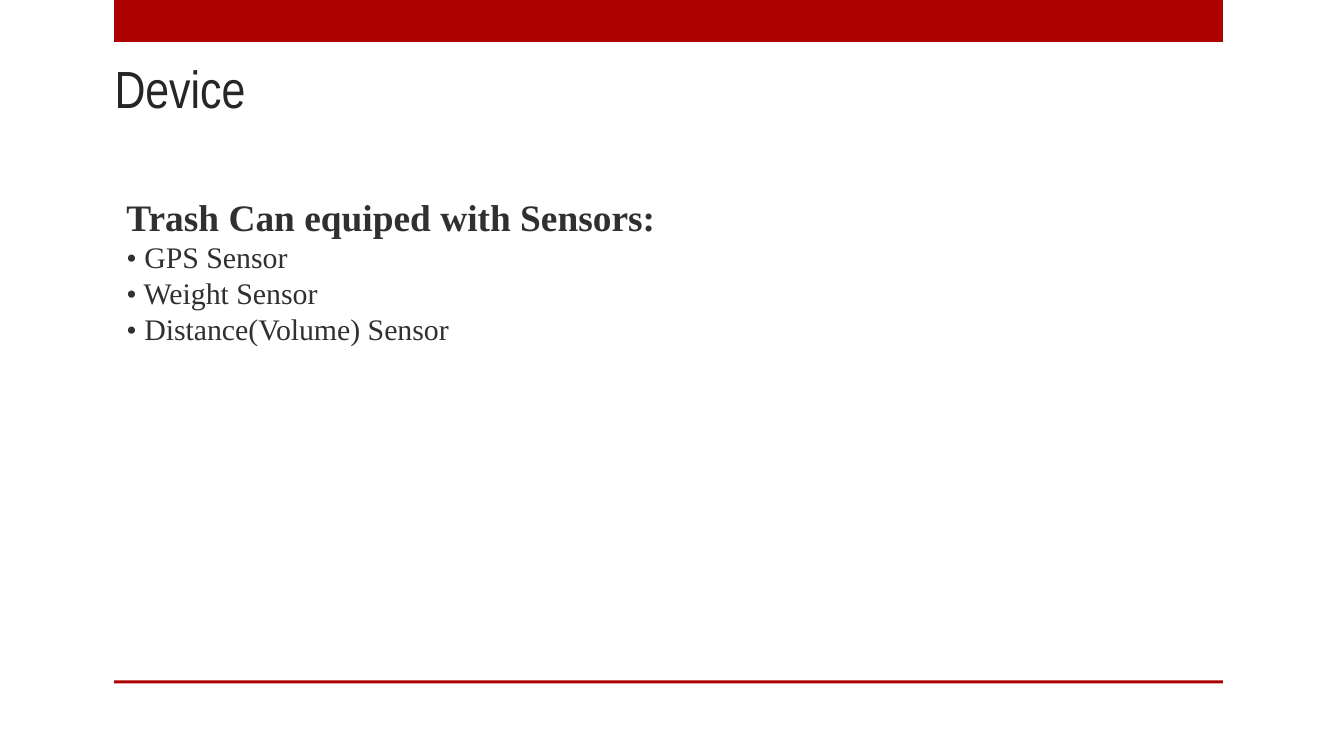
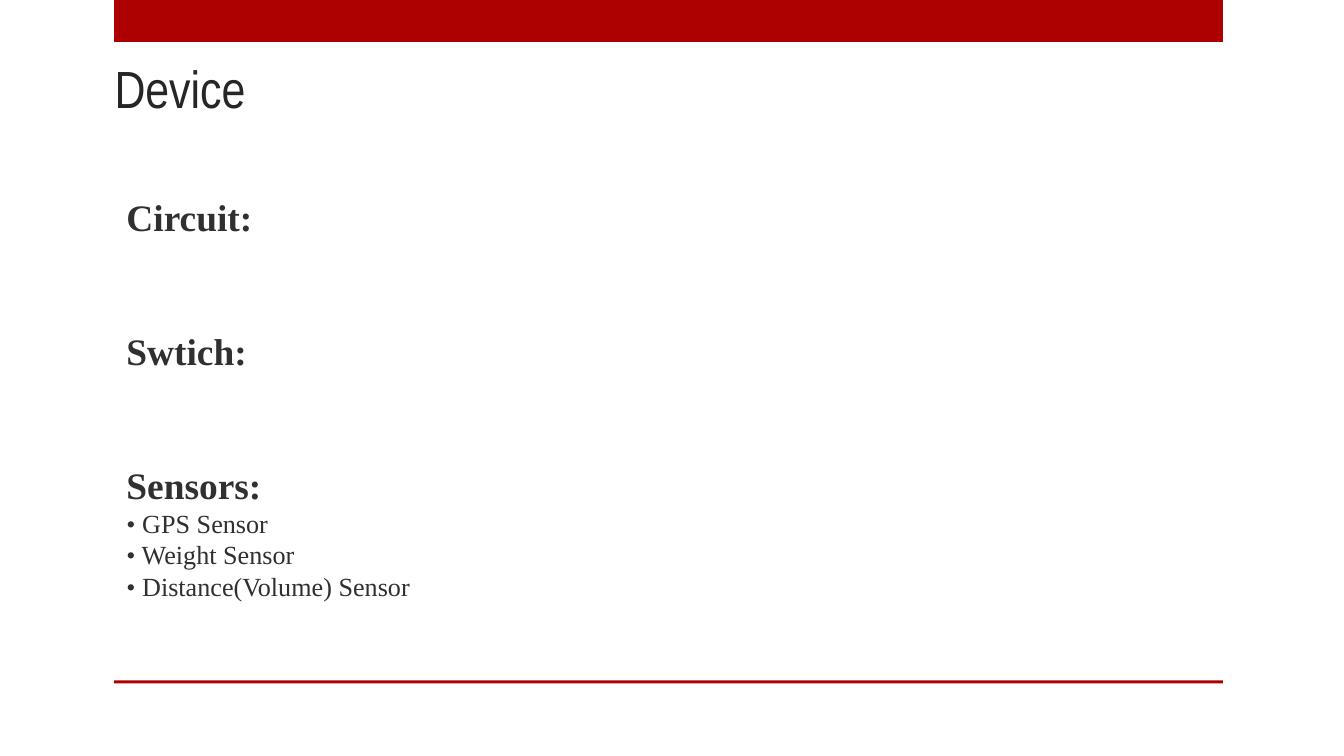
Before and after one commit to 504steven/IoT-TrashCanMonitoringSys, a slide deck: slide 4 of 297 Project Presentation.pptx. Drawn at 1344x756 pixels with LibreOffice and Linux fonts; fonts in the diff are those of the drawing; background and template pictures are left out. Boxes give left, top, right and bottom in pixels: in the first picture for what was removed or moved away, otherwise in the second. Text is boxed around its words. In the diff, an @@ line names an element or a change of style, - is before the commit and + after.

```diff
--- a/297 Project Presentation.pptx
+++ b/297 Project Presentation.pptx
@@ text at box(126, 205, 261, 500): text changed @@
-Trash Can equiped with Sensors:
+Circuit:
+Swtich:
+Sensors:
@@ text at box(142, 515, 410, 602): size 16 to 14 pt in "• GPS Sensor", "• Weight Sensor", "• Distance(Volume) Sensor" @@
```
